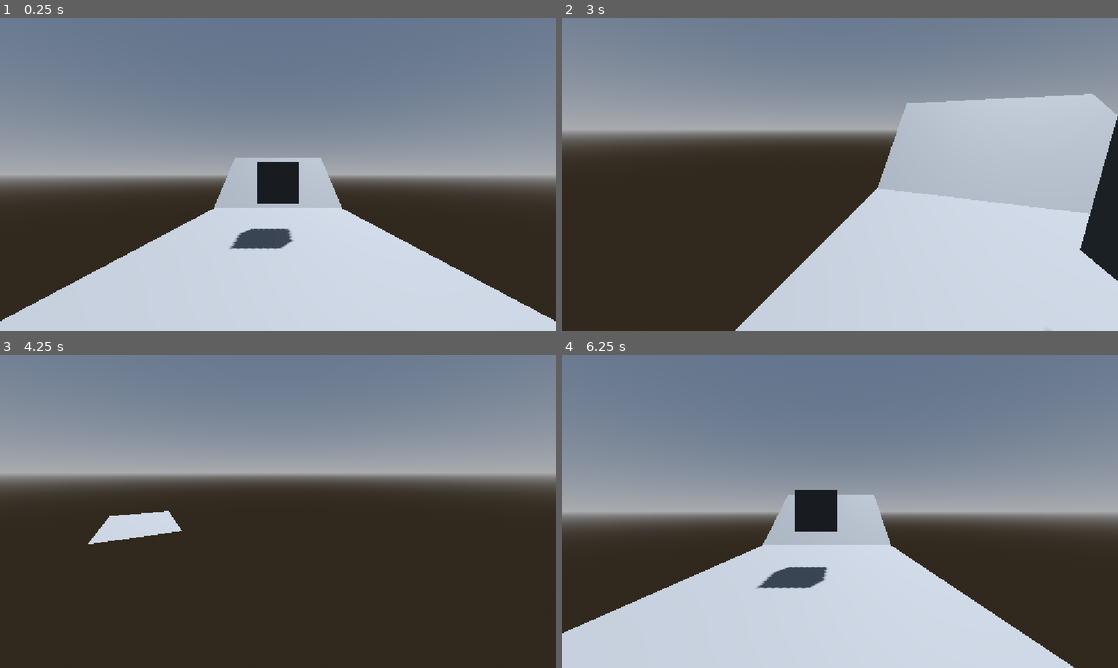
Above: before the commit, frames 1-4 (two rows, left to right).
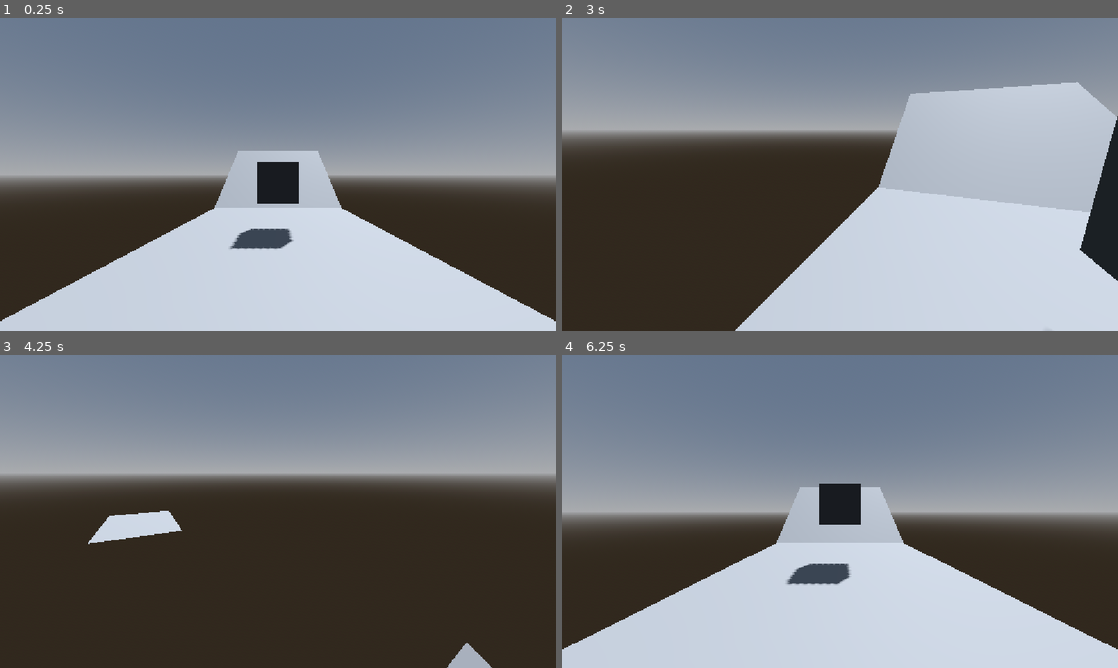
Above: after the commit, the same moments.

Repository: angrypig555/haven-game-2026
Game: Godot game, scene res://scenes/level3.tscn
Two runs of this game, one before a commit and one after it. Both use one fixed random seed, a clock stepped at 60 frames per second and the inputs below. This scene is started directly instead of the project's main scene.
Inputs (mouse positions are in pixels of both pictures, inside the frame that each line leads up to):
- Up to frame 1 (0.25 s): no input
- Up to frame 2 (3 s): tap Enter (ui_accept) at 0.5, 0.77, 1.52, 2 s; move the mouse to (962, 158) at 0.52 s; hold D (right_strafe) 0.53-1.28 s; tap Shift (dash) every 0.75 s from 0.6 to 2.85 s; click (962, 158) at 0.67 s; move the mouse to (812, 174) at 1.27 s; hold W (forward) from 1.28 s (still down); move the mouse to (851, 168) at 2.02 s; move the mouse to (834, 180) at 2.77 s
- Up to frame 3 (4.25 s): keep holding W (forward); tap Enter (ui_accept) at 3.02, 3.77 s; move the mouse to (316, 514) at 3.52 s; tap Shift (dash) at 3.6 s
- Up to frame 4 (6.25 s): move the mouse to (795, 508) at 4.27 s; tap Shift (dash) at 4.35, 5.1, 5.85 s; tap Enter (ui_accept) at 4.52, 5, 5.75, 6.02 s; move the mouse to (845, 511) at 5.02 s; move the mouse to (817, 505) at 5.77 s; release W (forward) at 5.78 s; hold D (right_strafe) from 5.78 s (still down)

The runs differ from the first frame. In frame 1, 0.4% of the frame differs, in the area x 38-62%, y 42-61%; in frame 2, 1.3%; in frame 3, 0.4%; in frame 4, 7.3%, in the area x 0-100%, y 41-100%.

Commit message:
Update level3.tscn

Diff:
--- a/haven-2026/scenes/level3.tscn
+++ b/haven-2026/scenes/level3.tscn
@@ -71,7 +71,7 @@
 shape = SubResource("BoxShape3D_qyetb")
 
 [node name="MeshInstance3D2" type="MeshInstance3D" parent="." unique_id=1381218997]
-transform = Transform3D(2.8278236, 0, 0, 0, 0.86614794, -2.5972564, 0, 0.49978775, 4.5011287, 0, 0, -8.968608)
+transform = Transform3D(2.8278236, 0, 0, 0, 0.86614794, -2.5972564, 0, 0.49978775, 4.5011287, 0, 0.5379257, -9.984983)
 mesh = SubResource("PlaneMesh_yesqi")
 
 [node name="StaticBody3D" type="StaticBody3D" parent="MeshInstance3D2" unique_id=1620156958]
